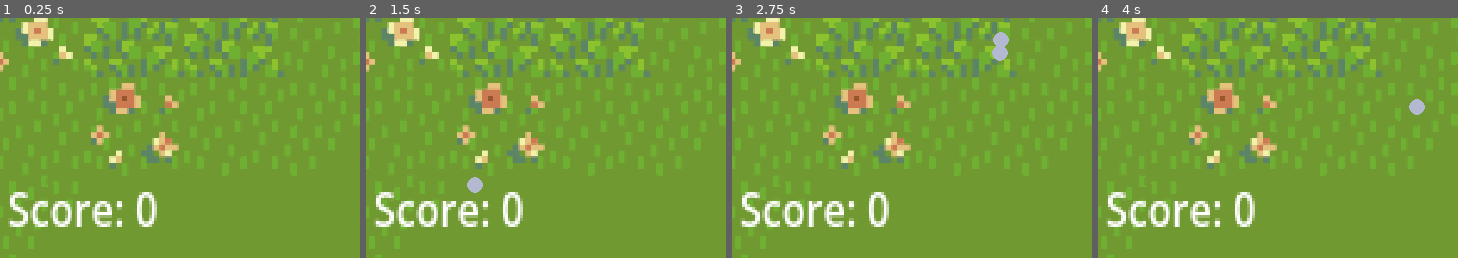
Above: before the commit, frames 1-4 (left to right).
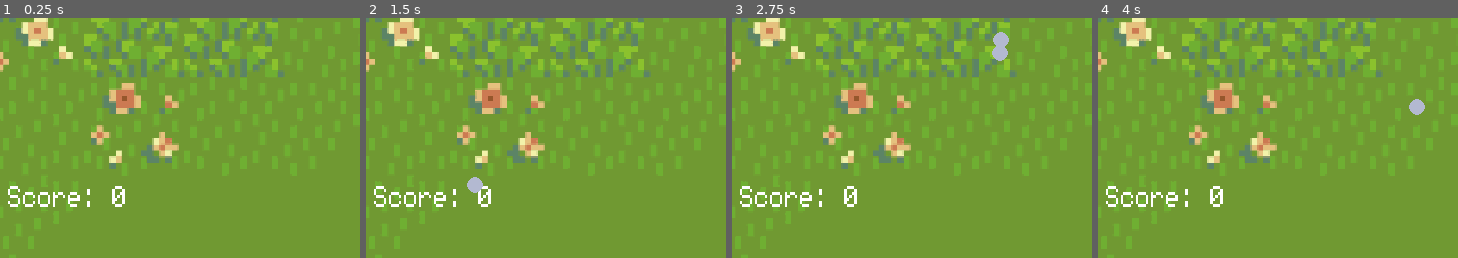
Above: after the commit, the same moments.

Repository: ShrimpCatDev/blockly
Game: Godot game, scene res://scenes/main.tscn
The game is run twice, just before and just after one commit, with the same random seed, the same clock (stepped at 60 frames per second) and the same inputs.
Inputs (mouse positions are % of the whole screen's width and height, from its top left):
- Up to frame 1 (0.25 s): no input
- Up to frame 2 (1.5 s): tap Enter at 0.5 s; move the mouse to (72, 45) at 0.52 s; hold Right 0.53-1.28 s; tap Alt at 0.6 s; click (72, 45) at 0.67 s; move the mouse to (30, 55) at 1.27 s; hold Down from 1.28 s (still down); tap Shift at 1.35 s
- Up to frame 3 (2.75 s): move the mouse to (60, 28) at 2.02 s; release Down at 2.03 s; hold Right from 2.03 s (still down); tap Alt at 2.1 s
- Up to frame 4 (4 s): move the mouse to (45, 70) at 2.77 s; release Right at 2.78 s; hold Up 2.78-3.53 s; tap Shift at 2.85 s; click (45, 70) at 2.92 s; move the mouse to (80, 65) at 3.52 s; hold Left from 3.53 s (still down); tap Alt at 3.6 s
The pictures show only the part of the screen within x 3-53%, y 50-100%; the shares and areas given below are measured in that part.

The runs differ from the first frame. In frame 1, 3.1% of the frame differs, in the area x 2-44%, y 70-88%; in frame 2, 3.1%; in frame 3, 3.1%; in frame 4, 3.1%.

Commit message:
change font

Diff:
--- a/scenes/main.tscn
+++ b/scenes/main.tscn
@@ -6,6 +6,7 @@
 [ext_resource type="Script" uid="uid://kghkvu70ae6l" path="res://scenes/label.gd" id="3_o6xl0"]
 [ext_resource type="PackedScene" uid="uid://cel5lny2fpxko" path="res://scenes/bricks.tscn" id="3_sugp2"]
 [ext_resource type="Texture2D" uid="uid://cju0ksiwgvkdl" path="res://assets/Background.png" id="3_tbgi4"]
+[ext_resource type="FontFile" uid="uid://cxxieuk3c3ihm" path="res://assets/monogram.ttf" id="4_tipki"]
 [ext_resource type="PackedScene" uid="uid://brokqrln1vi6y" path="res://scenes/goodball.tscn" id="5_tefeu"]
 
 [sub_resource type="LabelSettings" id="LabelSettings_tipki"]
@@ -31,9 +32,12 @@
 [node name="Label" type="Label" parent="." unique_id=171837411]
 offset_left = 29.000008
 offset_top = 396.00003
-offset_right = 69.00001
+offset_right = 78.5968
 offset_bottom = 419.00003
 scale = Vector2(2.4799988, 2.9600003)
+theme_override_fonts/font = ExtResource("4_tipki")
+theme_override_font_sizes/font_size = 32
+text = "Meow"
 label_settings = SubResource("LabelSettings_tipki")
 script = ExtResource("3_o6xl0")
 
Binary file added: assets/monogram.ttf
Not shown, added: assets/monogram.ttf.import
Not shown, added: assets/tree.png.import
